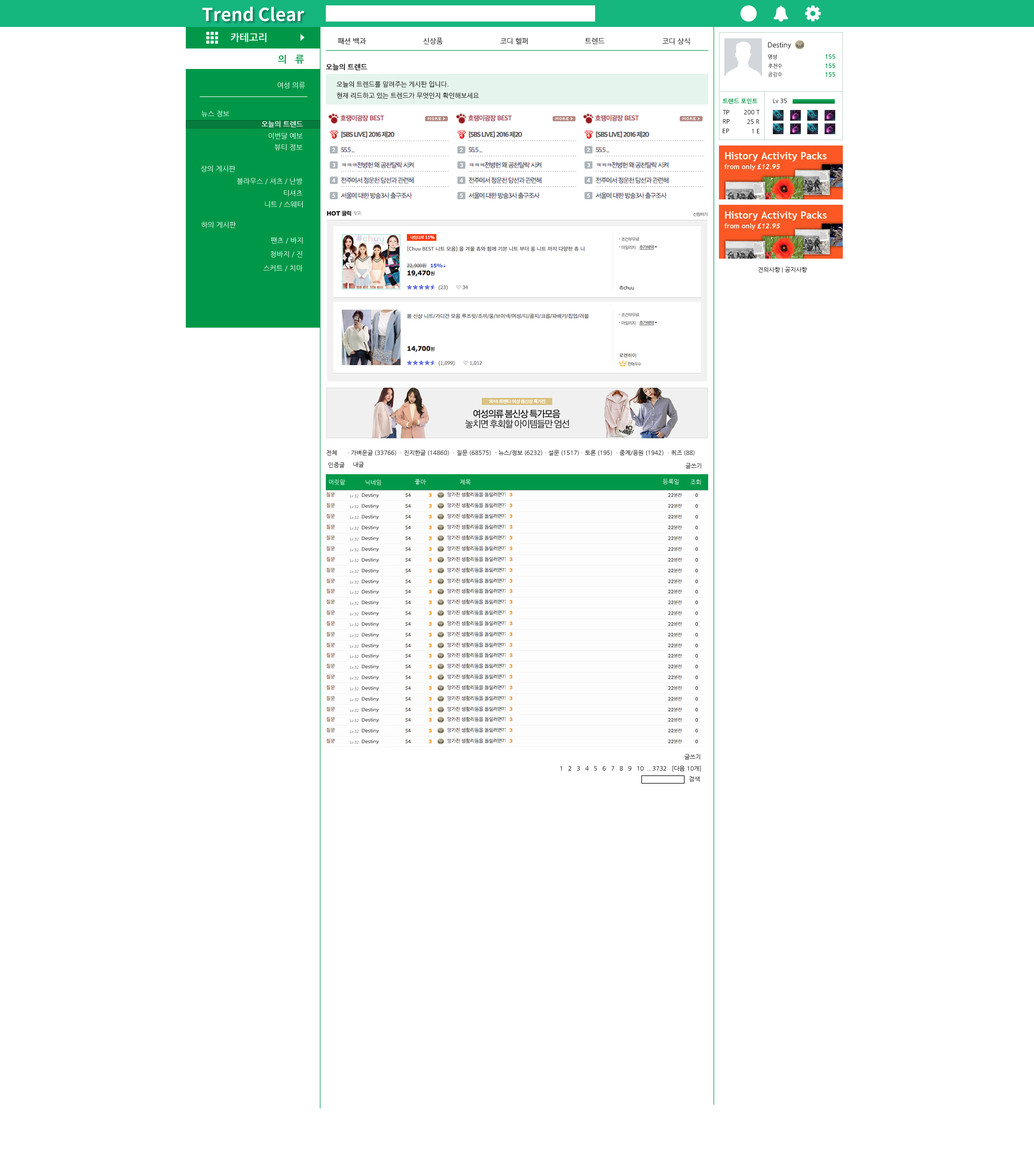
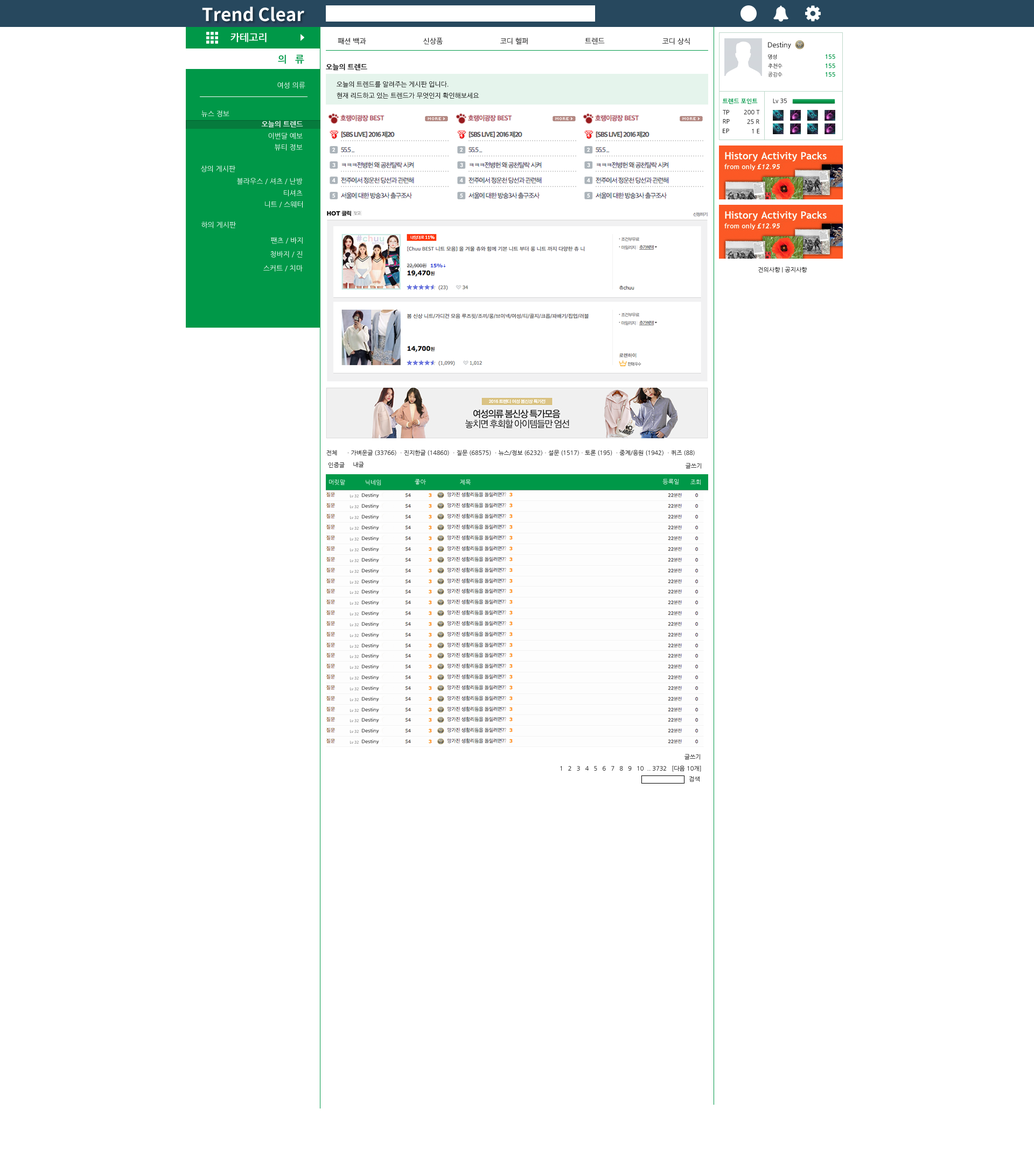
The second 1034px x 1164px image is a revision of the first. Changes to its layers:
painted on "포럼 레이아웃" over left=0, top=0, right=1034, bottom=27
